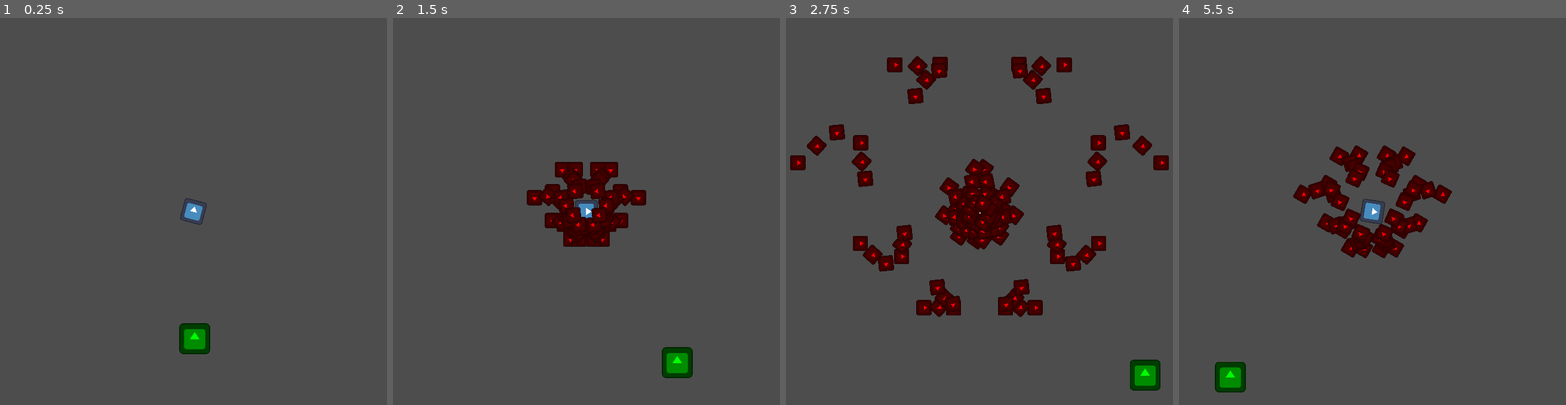
Above: before the commit, frames 1-4 (left to right).
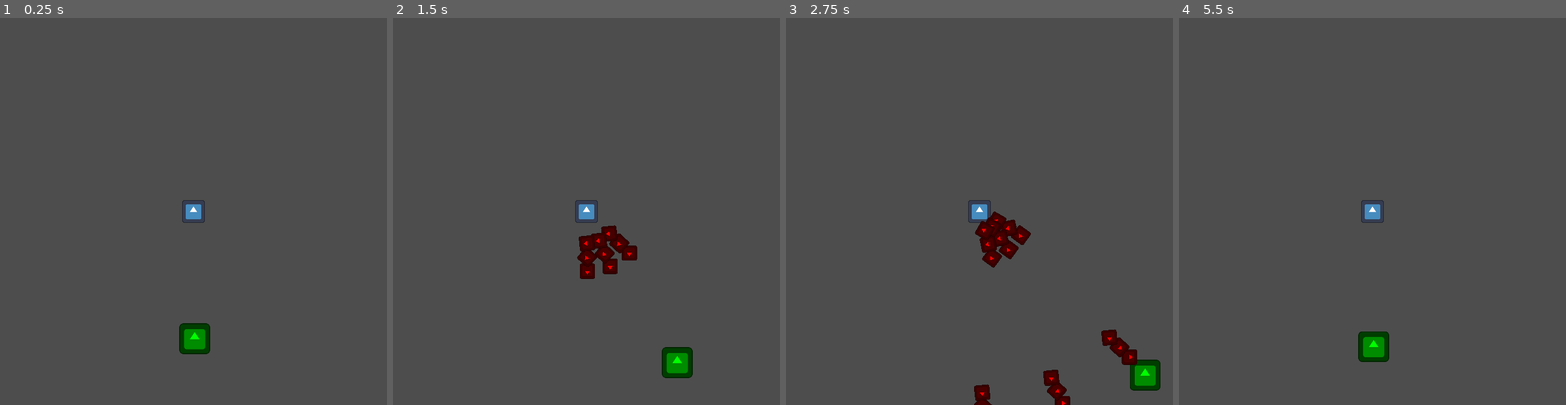
Above: after the commit, the same moments.

Repository: Zeroeth-0/Gatogun
Game: Godot game, scene res://scenes/levels/world.tscn
Same seed, same stepped clock (60 frames per second), same inputs: the game is played once before the commit and once after it. The engine's default icon, where the game draws it, is replaced by a stand-in: a white triangle on a blue panel in a dark square.
Inputs:
- Up to frame 1 (0.25 s): no input
- Up to frame 2 (1.5 s): hold D (RIGHT) 0.53-1.28 s; hold S (DOWN) from 1.28 s (still down)
- Up to frame 3 (2.75 s): release S (DOWN) at 2.03 s; hold D (RIGHT) from 2.03 s (still down)
- Up to frame 4 (5.5 s): release D (RIGHT) at 2.78 s; hold W (UP) 2.78-3.53 s; hold A (LEFT) 3.53-5.03 s; hold S (DOWN) from 5.03 s (still down)

The runs differ from the first frame. In frame 1, 0.1% of the frame differs, in the area x 46-54%, y 46-54%; in frame 2, 4.5%; in frame 3, 11%, in the area x 1-99%, y 9-100%; in frame 4, 5.8%.

Commit message:
Aim at player

Diff:
--- a/project.godot
+++ b/project.godot
@@ -12,12 +12,13 @@
 
 config/name="Gatodius"
 run/main_scene="res://scenes/levels/world.tscn"
-config/features=PackedStringArray("4.2", "GL Compatibility")
+config/features=PackedStringArray("4.1", "GL Compatibility")
 config/icon="res://icon.svg"
 
 [autoload]
 
 INPUT="*res://utils/InputManager.gd"
+GETPLAYER="*res://utils/GetPlayer.gd"
 
 [display]
 
@@ -62,6 +63,37 @@
 , Object(InputEventJoypadMotion,"resource_local_to_scene":false,"resource_name":"","device":-1,"axis":0,"axis_value":1.0,"script":null)
 ]
 }
+A={
+"deadzone": 0.5,
+"events": [Object(InputEventKey,"resource_local_to_scene":false,"resource_name":"","device":0,"window_id":0,"alt_pressed":false,"shift_pressed":false,"ctrl_pressed":false,"meta_pressed":false,"pressed":false,"keycode":0,"physical_keycode":76,"key_label":0,"unicode":0,"echo":false,"script":null)
+, Object(InputEventJoypadButton,"resource_local_to_scene":false,"resource_name":"","device":-1,"button_index":1,"pressure":0.0,"pressed":false,"script":null)
+]
+}
+B={
+"deadzone": 0.5,
+"events": [Object(InputEventKey,"resource_local_to_scene":false,"resource_name":"","device":0,"window_id":0,"alt_pressed":false,"shift_pressed":false,"ctrl_pressed":false,"meta_pressed":false,"pressed":false,"keycode":0,"physical_keycode":75,"key_label":0,"unicode":0,"echo":false,"script":null)
+, Object(InputEventJoypadButton,"resource_local_to_scene":false,"resource_name":"","device":-1,"button_index":0,"pressure":0.0,"pressed":false,"script":null)
+]
+}
+Y={
+"deadzone": 0.5,
+"events": [Object(InputEventKey,"resource_local_to_scene":false,"resource_name":"","device":0,"window_id":0,"alt_pressed":false,"shift_pressed":false,"ctrl_pressed":false,"meta_pressed":false,"pressed":false,"keycode":0,"physical_keycode":74,"key_label":0,"unicode":0,"echo":false,"script":null)
+, Object(InputEventJoypadButton,"resource_local_to_scene":false,"resource_name":"","device":-1,"button_index":2,"pressure":0.0,"pressed":false,"script":null)
+]
+}
+X={
+"deadzone": 0.5,
+"events": [Object(InputEventKey,"resource_local_to_scene":false,"resource_name":"","device":0,"window_id":0,"alt_pressed":false,"shift_pressed":false,"ctrl_pressed":false,"meta_pressed":false,"pressed":false,"keycode":0,"physical_keycode":73,"key_label":0,"unicode":0,"echo":false,"script":null)
+, Object(InputEventJoypadButton,"resource_local_to_scene":false,"resource_name":"","device":-1,"button_index":3,"pressure":0.0,"pressed":false,"script":null)
+]
+}
+Start={
+"deadzone": 0.5,
+"events": [Object(InputEventKey,"resource_local_to_scene":false,"resource_name":"","device":0,"window_id":0,"alt_pressed":false,"shift_pressed":false,"ctrl_pressed":false,"meta_pressed":false,"pressed":false,"keycode":0,"physical_keycode":4194309,"key_label":0,"unicode":0,"echo":false,"script":null)
+, Object(InputEventKey,"resource_local_to_scene":false,"resource_name":"","device":0,"window_id":0,"alt_pressed":false,"shift_pressed":false,"ctrl_pressed":false,"meta_pressed":false,"pressed":false,"keycode":0,"physical_keycode":4194305,"key_label":0,"unicode":0,"echo":false,"script":null)
+, Object(InputEventJoypadButton,"resource_local_to_scene":false,"resource_name":"","device":-1,"button_index":6,"pressure":0.0,"pressed":false,"script":null)
+]
+}
 
 [rendering]
 
--- a/scenes/levels/world.tscn
+++ b/scenes/levels/world.tscn
@@ -11,15 +11,8 @@
 position = Vector2(324, 324)
 script = ExtResource("4_mvtvv")
 bulletScene = ExtResource("1_xpsw6")
-burstRotation = true
-rotationAngle = 360
-rotationSpeed = 60
-pingPong = true
-arms = 8
+aimAtPlayer = true
+arms = 3
 burstCount = 3
-spreadAngle = 360.0
-speedVar = 1
-speedVariation = 0.9
-useSymmetry = true
 
-[node name="CatPlayer" parent="." instance=ExtResource("4_nvx4x")]
+[node name="CatPlayer" parent="." groups=["Player"] instance=ExtResource("4_nvx4x")]
--- a/source/weapons/emitter.gd
+++ b/source/weapons/emitter.gd
@@ -82,6 +82,7 @@
 var rng = RandomNumberGenerator.new()
 var rotation_direction = 1
 var stop_rotation = false
+var player_pos: Vector2 = Vector2()
 
 func _ready():
 	direction = DIRECTION_MAP.get(directionEnum)
@@ -97,8 +98,8 @@
 	var null_angle = 0
 
 	if centerStart:
-		adj_angle = rotationAngle / 2
-		null_angle = null_angle - rotationAngle / 2
+		adj_angle = rotationAngle / 2.0
+		null_angle = null_angle - rotationAngle / 2.0
 
 	if pingPong:
 		if rotation_degrees >= adj_angle:
@@ -114,6 +115,8 @@
 		await get_tree().create_timer(warmUp).timeout
 		var new_spd = speed
 		if !burstRotation: stop_rotation = true
+
+		if aimAtPlayer: player_pos = GETPLAYER.get_player()
 
 		for i in burstCount:
 			if speedVar == SpeedVar.BULLET: new_spd *= speedVariation
@@ -150,9 +153,13 @@
 			var shoot_dir = direction.rotated(rotation + deg_to_rad(repeat_rotation))
 			var shoot_pos = global_position
 
+			# Si aimAtPlayer está activado, ajustamos la dirección hacia el jugador
+			if aimAtPlayer:
+				shoot_dir = (player_pos - shoot_pos).normalized()
+
 			if parallel:
 				# Aplicamos steepness para disparo paralelo
-				var offset = ((i - arms / 2) * eachSpreadOffset) + rng.randf_range(-randomOffset, randomOffset)
+				var offset = ((i - arms / 2.0) * eachSpreadOffset) + rng.randf_range(-randomOffset, randomOffset)
 
 				# Ajustamos la posición con steepness
 				var steepness_factor = abs(i - (arms - 1) / 2.0) * steepness
--- /dev/null
+++ b/utils/GetPlayer.gd
@@ -0,0 +1,9 @@
+extends Node
+
+var player: Node2D
+
+func get_player():
+	player = get_tree().get_nodes_in_group("Player")[0]
+
+	if player: return player.position
+	else: return Vector2.ZERO
--- a/utils/InputManager.gd
+++ b/utils/InputManager.gd
@@ -1,13 +1,29 @@
 extends Node
 
-# Axis
-var xAxis
-var yAxis
+# Axis for movement
+var xAxis: float
+var yAxis: float
+
+# Axis for firing
+var fire_xAxis: float = 0
+var fire_yAxis: float = 0
+
+# Press (track the action buttons)
+var aPress: bool = false
+var bPress: bool = false
+var yPress: bool = false
+var xPress: bool = false
 
 # Called every frame. 'delta' is the elapsed time since the previous frame.
 func _physics_process(delta):
 	d_pad()
+	action()
 
+# Movement control (D-pad)
 func d_pad():
 	xAxis = Input.get_axis("LEFT", "RIGHT")
 	yAxis = Input.get_axis("UP", "DOWN")
+
+# Action buttons control (A, B, Y, X for shooting)
+func action():
+	pass
